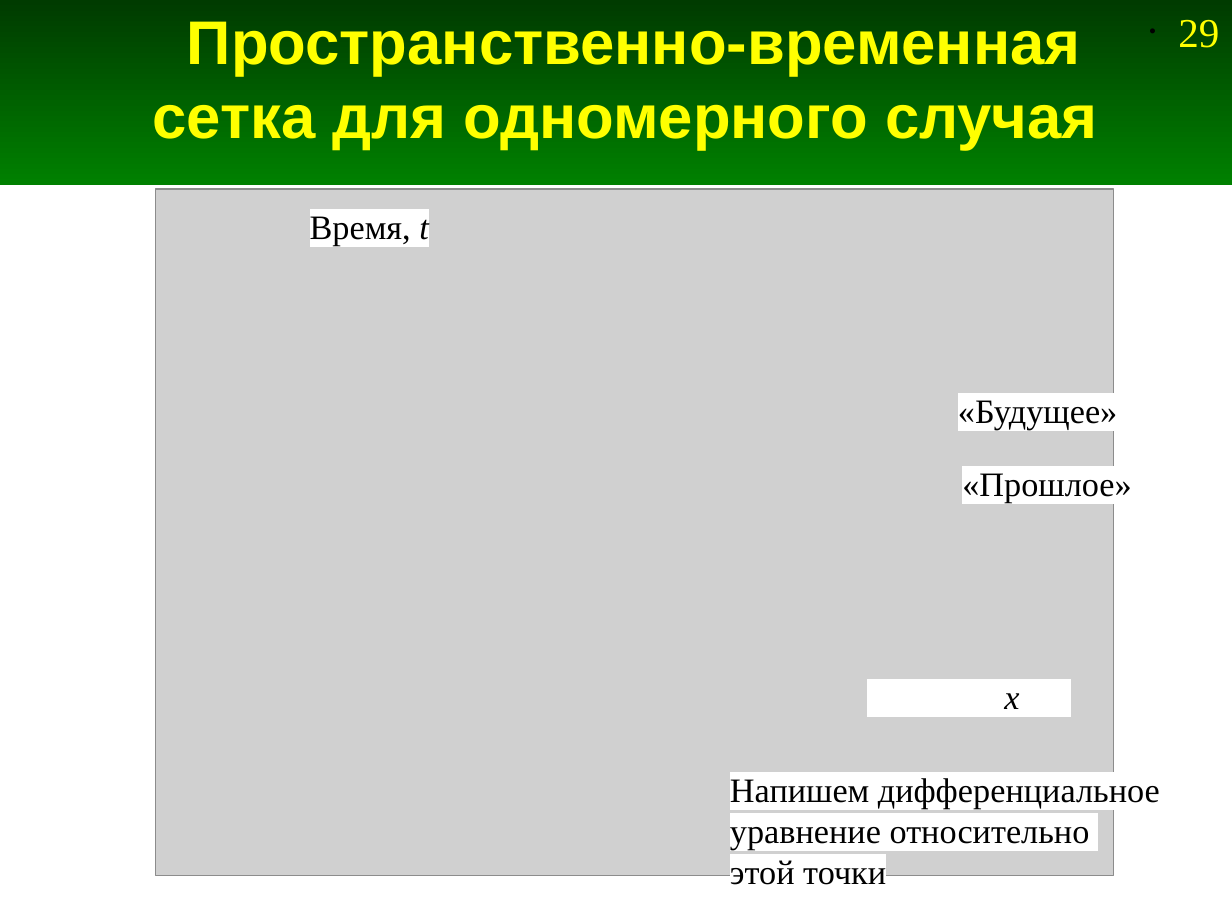
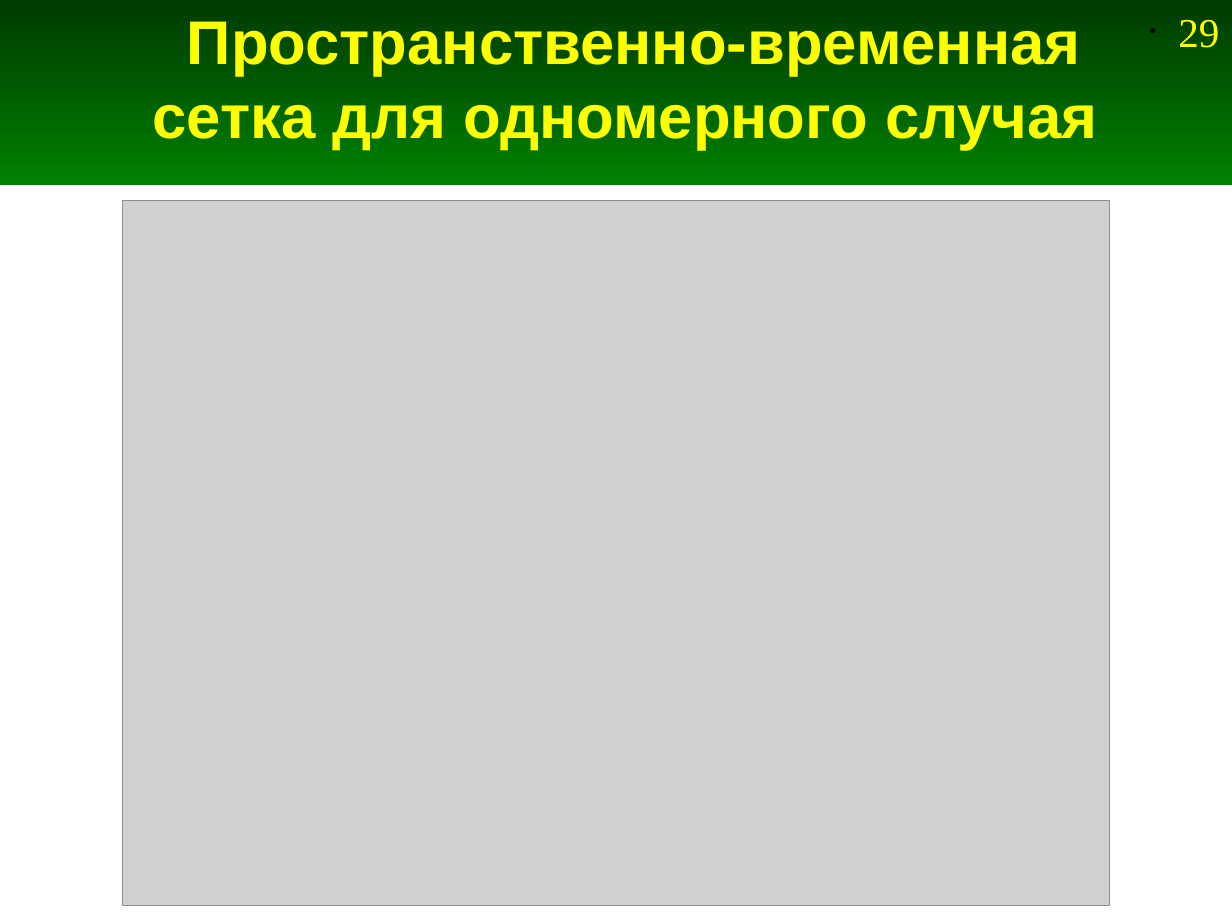
Before and after one commit to andris0147sv/modelling, a slide deck: slide 29 of presentations/2. FDTD.odp. Drawn at 1232x924 pixels with LibreOffice and Linux fonts; fonts in the diff are those of the drawing; grey boxes stand for pictures. Boxes give left, top, right and bottom in pixels: in the first picture for what was removed or moved away, otherwise in the second. Text is boxed around its words. In the diff, an @@ line names an element or a change of style, - is before the commit and + after.

```diff
--- a/presentations/2. FDTD.odp
+++ b/presentations/2. FDTD.odp
@@ picture: place and size @@
-picture at [155, 190, 1114, 876]
+picture at [123, 201, 1110, 906]
@@ text removed at [310, 216, 428, 246] @@
-Время, t
@@ text removed at [958, 400, 1117, 430] @@
-«Будущее»
@@ text removed at [962, 473, 1131, 503] @@
-«Прошлое»
@@ text removed at [1004, 693, 1019, 709] @@
-x
@@ text removed at [730, 778, 1160, 885] @@
-Напишем дифференциальное
-уравнение относительно
-этой точки
```
Also in this commit, not shown: 10 other slides changed, 6 slides added, 1 slide removed, 5 other files.
